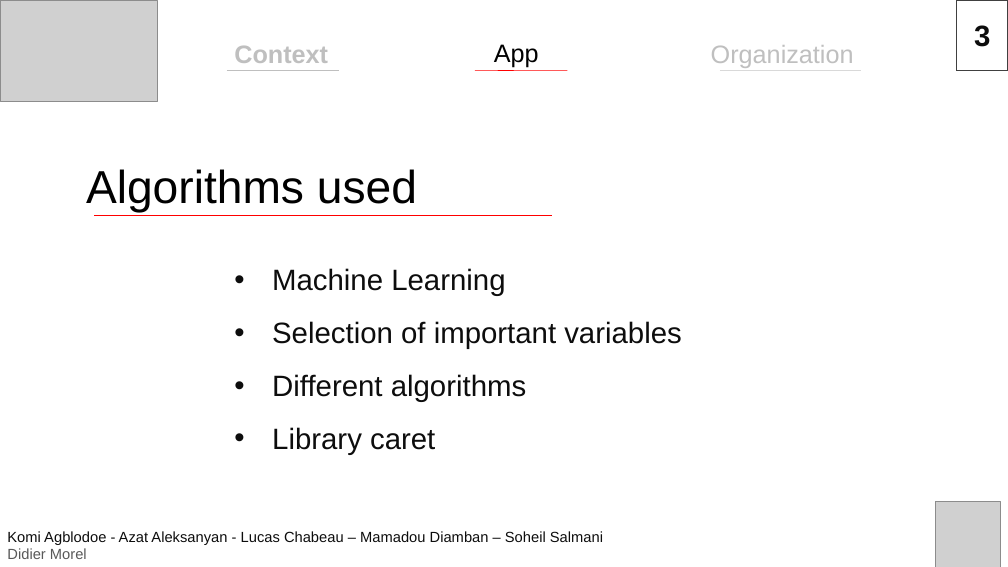
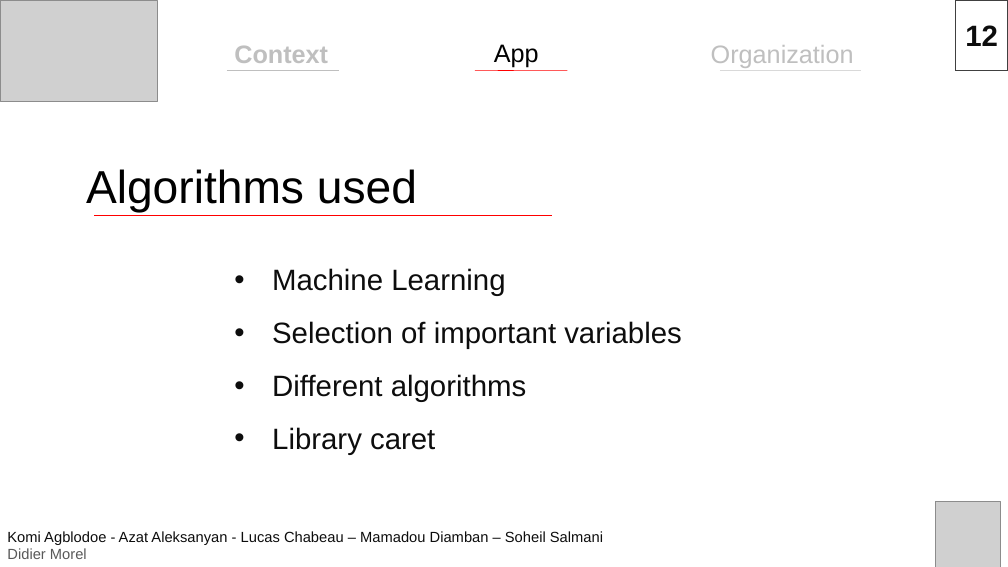
Before and after one commit to m2-rshiny/ProjetTut, a slide deck: slide 12 of English-presentation.pptx. Drawn at 1008x567 pixels with LibreOffice and Linux fonts; fonts in the diff are those of the drawing; grey boxes stand for pictures. Boxes give left, top, right and bottom in pixels: in the first picture for what was removed or moved away, otherwise in the second. Text is boxed around its words. In the diff, an @@ line names an element or a change of style, - is before the commit and + after.

```diff
--- a/English-presentation.pptx
+++ b/English-presentation.pptx
@@ text in rectangle at (x1=965, y1=25, x2=998, y2=46): text changed @@
-3
+12
```
Also in this commit, not shown: 15 other slides changed.
